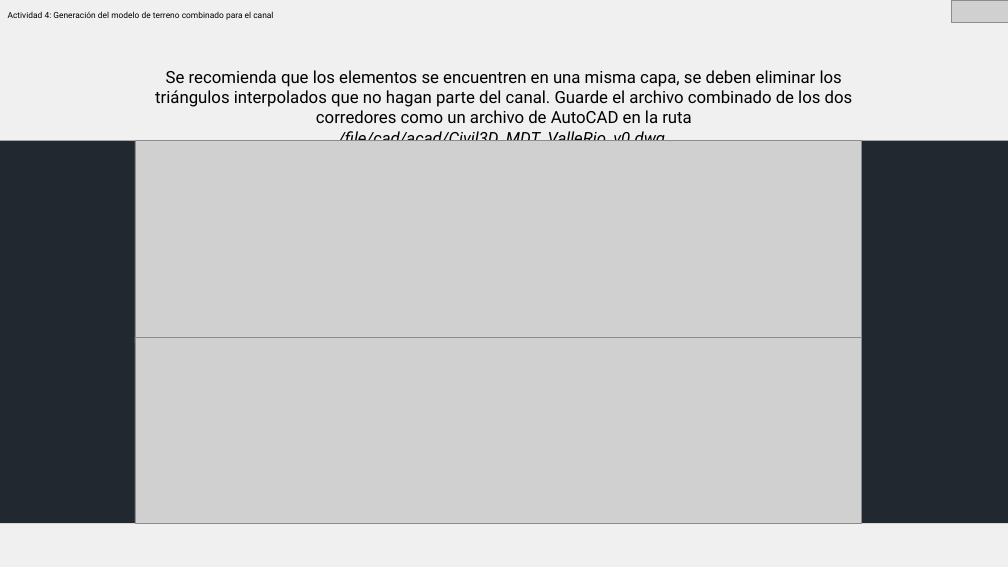
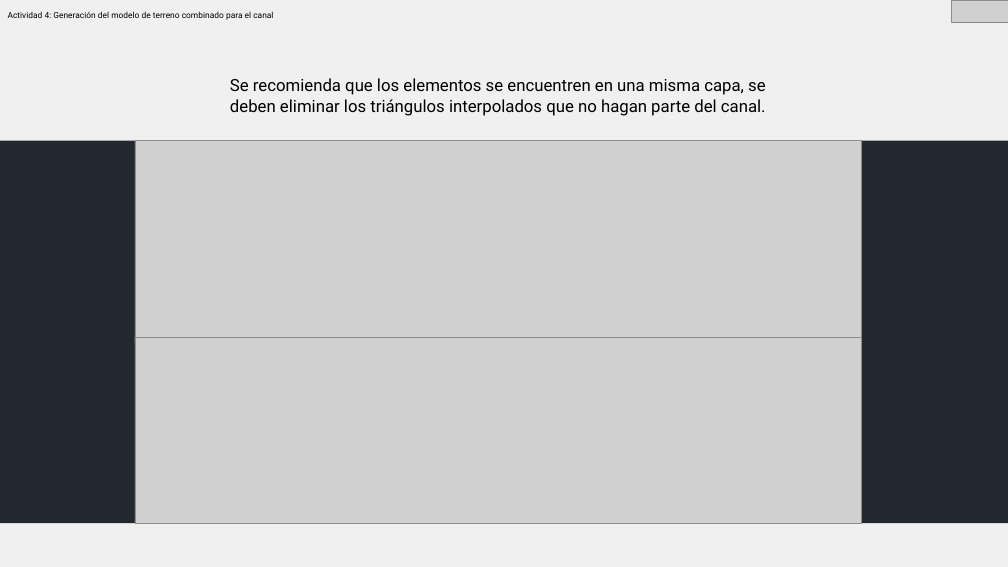
Before and after one commit to rcfdtools/R.HCMC, a slide deck: slide 13 of activity/M02A06/M02A06.pptx. Drawn at 1008x567 pixels with LibreOffice and Linux fonts; fonts in the diff are those of the drawing; grey boxes stand for pictures. Boxes give left, top, right and bottom in pixels: in the first picture for what was removed or moved away, otherwise in the second. Text is boxed around its words. In the diff, an @@ line names an element or a change of style, - is before the commit and + after.

```diff
--- a/activity/M02A06/M02A06.pptx
+++ b/activity/M02A06/M02A06.pptx
@@ text at bbox=[230, 78, 766, 116]: text changed @@
-Se recomienda que los elementos se encuentren en una misma capa, se deben eliminar los triángulos interpolados que no hagan parte del canal. Guarde el archivo combinado de los dos corredores como un archivo de AutoCAD en la ruta /file/cad/acad/Civil3D_MDT_ValleRio_v0.dwg.
+Se recomienda que los elementos se encuentren en una misma capa, se deben eliminar los triángulos interpolados que no hagan parte del canal.
```
Also in this commit, not shown: 5 other slides changed, 6 other files.
